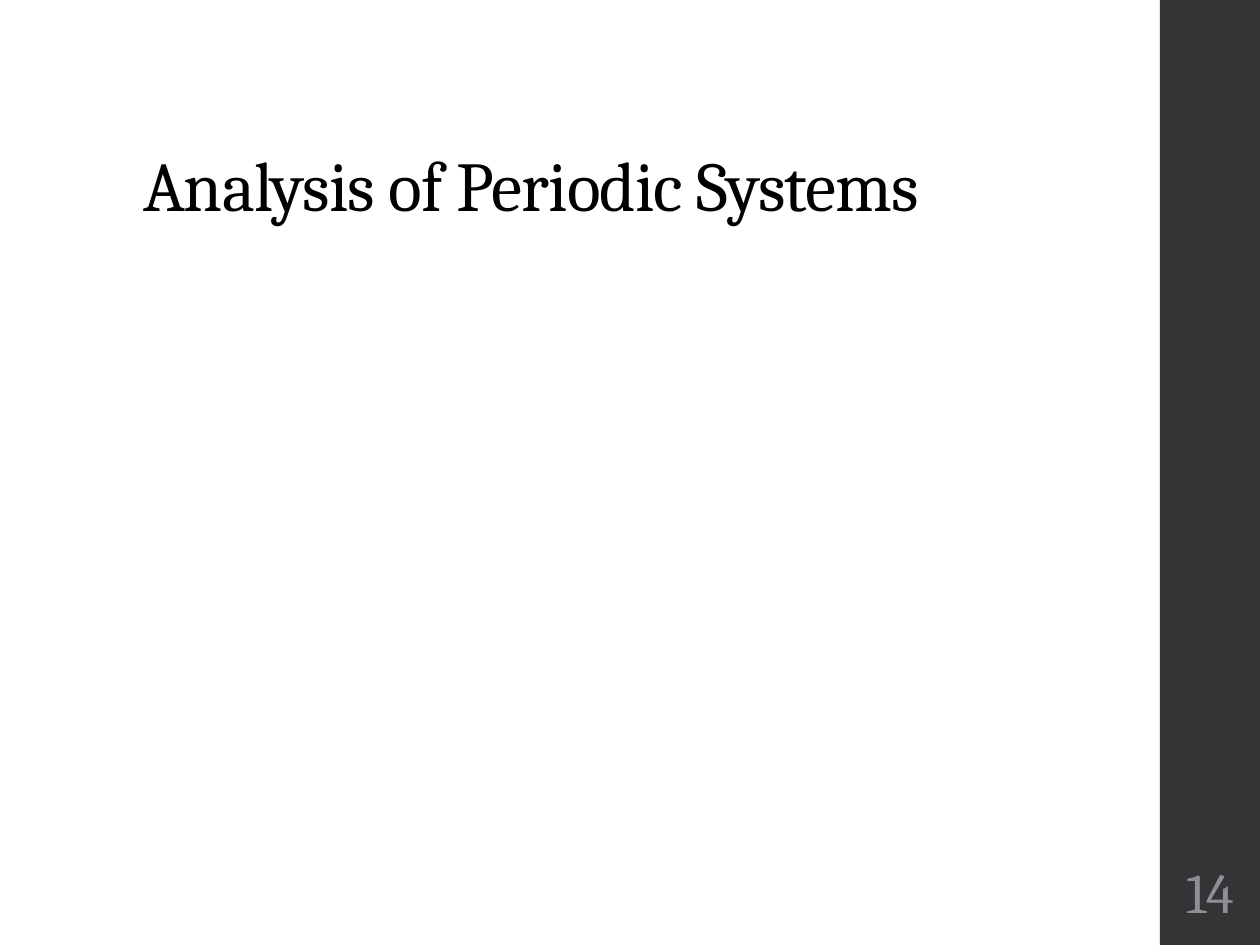
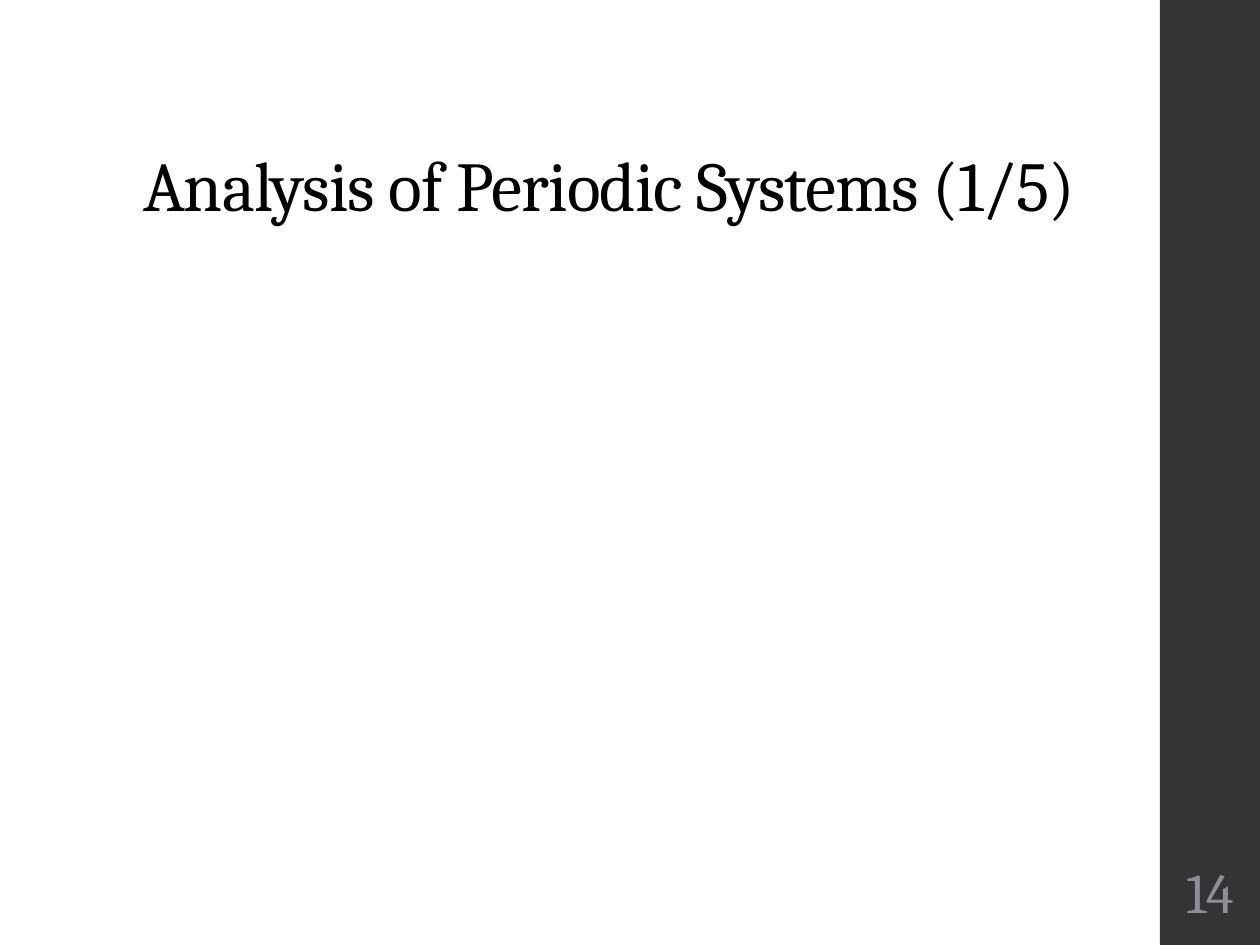
Before and after one commit to finger563/cbsat, a slide deck: slide 14 of thesis/Defense.pptx. Drawn at 1260x945 pixels with LibreOffice and Linux fonts; fonts in the diff are those of the drawing. Boxes give left, top, right and bottom in pixels: in the first picture for what was removed or moved away, otherwise in the second. Text is boxed around its words. In the diff, an @@ line names an element or a change of style, - is before the commit and + after.

```diff
--- a/thesis/Defense.pptx
+++ b/thesis/Defense.pptx
@@ title at (143,161,1076,226): text changed @@
-Analysis of Periodic Systems
+Analysis of Periodic Systems (1/5)
```
Also in this commit, not shown: 4 other slides changed.
